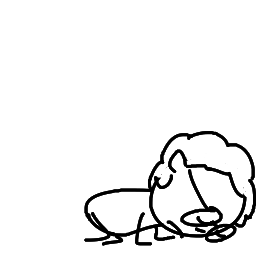
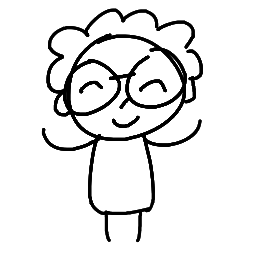
The second 256 x 256 image is a revision of the first. Changes to its layers:
hid "fight push FALL END" over [64, 128, 256, 246]
added layer "fight WIN" over [41, 8, 256, 246]
